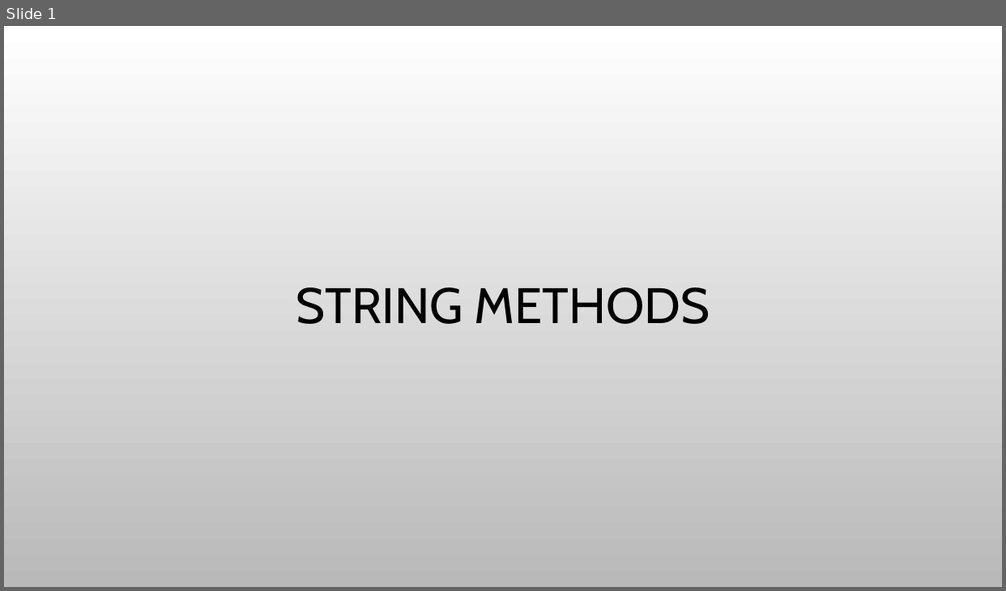
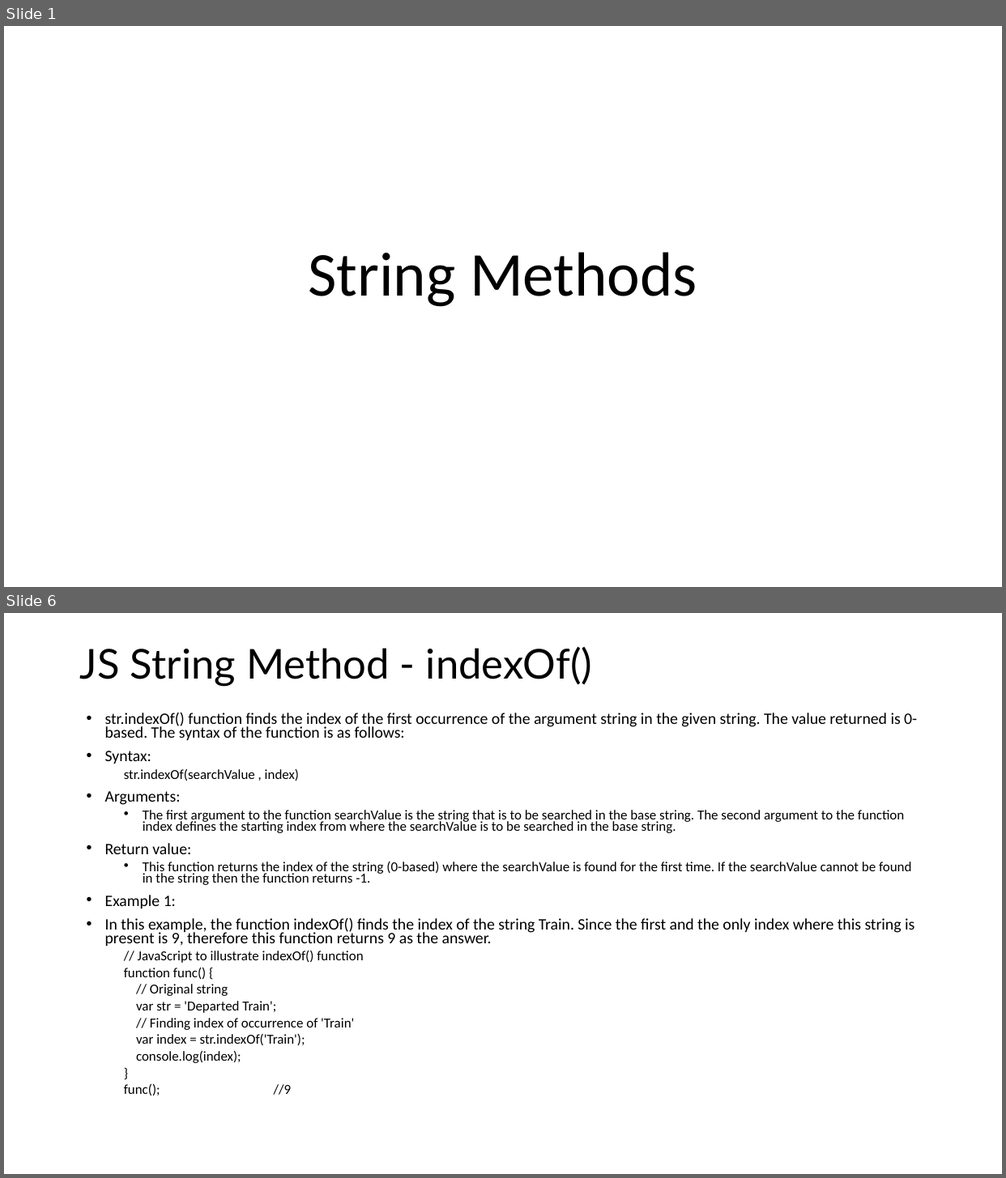
Before and after one commit to PramodJana/JavaScript, a slide deck: GFG JS Course Curriculam/Articles/004 String Values.pptx. Shown one above the other, each under a label of ours: slide 1 before the commit, slides 1 and 6 after it; the slides between them are not shown. The pictures are 1006x591 and 1006x1178 pixels, drawn with LibreOffice and Linux fonts; fonts in the diff are those of the drawing; background and template pictures are left out. Boxes give left, top, right and bottom in pixels: in the first picture for what was removed or moved away, otherwise in the second. Text is boxed around its words. In the diff, an @@ line names an element or a change of style, - is before the commit and + after.

```diff
--- a/GFG JS Course Curriculam/Articles/004 String Values.pptx
+++ b/GFG JS Course Curriculam/Articles/004 String Values.pptx
@@ slide 6 added at [4,613,1002,1174], background #FFFFFF @@
@@ title added at [80,646,592,686], 39.6 pt, text #000000 @@
+JS String Method - indexOf()
@@ text added at [105,712,917,1096], 13.2 pt, text #000000 @@
+• str.indexOf() function finds the index of the first occurrence of the argument string in the given string. The value returned is 0-based. The syntax of the function is as follows:
+• Syntax:
+  str.indexOf(searchValue , index)
+• Arguments:
+  • The first argument to the function searchValue is the string that is to be searched in the base string. The second argument to the function index defines the starting index from where the searchValue is to be searched in the base string.
+• Return value:
+  • This function returns the index of the string (0-based) where the searchValue is found for the first time. If the searchValue cannot be found in the string then the function returns -1.
+• Example 1:
+• In this example, the function indexOf() finds the index of the string Train. Since the first and the only index where this string is present is 9, therefore this function returns 9 as the answer.
+  // JavaScript to illustrate indexOf() function
+  function func() {
+  // Original string
+  var str = 'Departed Train';
+  // Finding index of occurrence of 'Train'
+  var index = str.indexOf('Train');
+  console.log(index);
+  }
+  func(); //9
@@ slide 1 changed as well @@
@@ background picture (left out) to #FFFFFF @@
@@ title at [308,252,697,307]: text changed; size 48 to 60 pt; font Cabin to Calibri @@
-STRING METHODS
+String Methods
```
Also in this commit, not shown: 16 other slides added, 1 slide removed.
